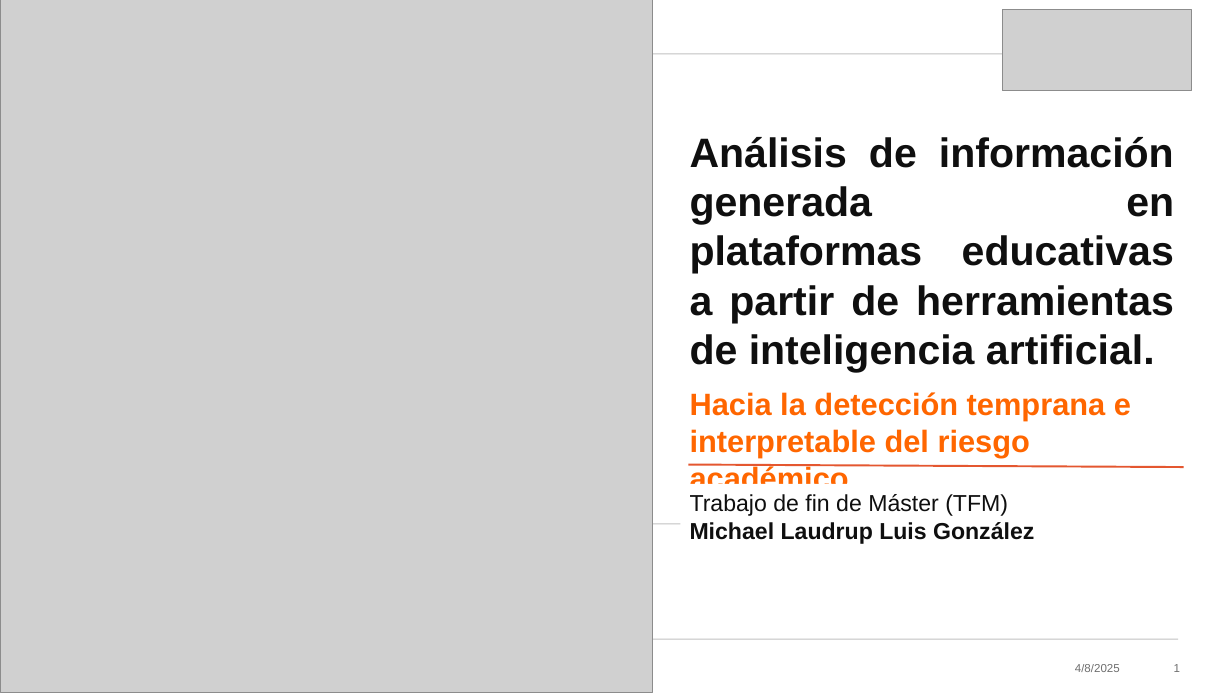
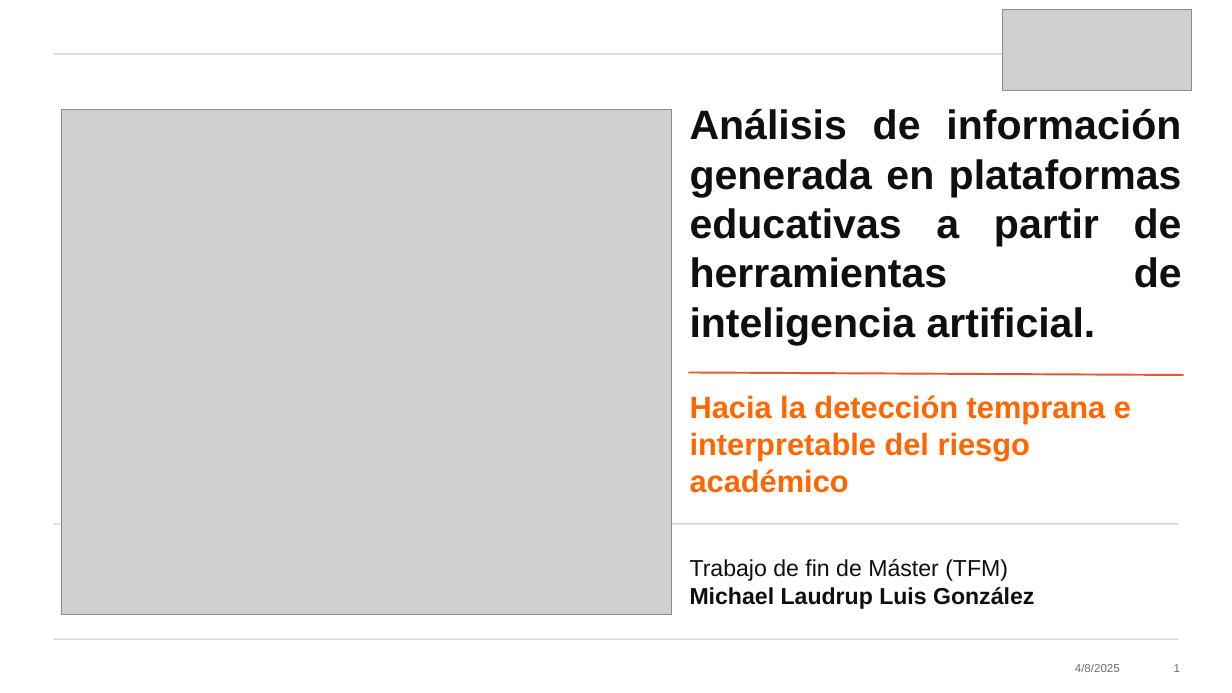
Before and after one commit to MichaeLaudrup/Artificial_Intelligence_Msc, a slide deck: slide 1 of TFM_education_ai_analytics/docs/Presentacion.pptx. Drawn at 1232x693 pixels with LibreOffice and Linux fonts; fonts in the diff are those of the drawing; grey boxes stand for pictures. Boxes give left, top, right and bottom in pixels: in the first picture for what was removed or moved away, otherwise in the second. Text is boxed around its words. In the diff, an @@ line names an element or a change of style, - is before the commit and + after.

```diff
--- a/TFM_education_ai_analytics/docs/Presentacion.pptx
+++ b/TFM_education_ai_analytics/docs/Presentacion.pptx
@@ picture: place and size @@
-picture at <box>0,0,653,693</box>
+picture at <box>61,109,672,614</box>
@@ text "Análisis de información generada en ..." rewrapped from <box>690,137,1174,372</box> to <box>690,109,1182,345</box> @@
@@ text "Hacia la detección temprana e ..." rewrapped from <box>690,392,1131,484</box> to <box>690,395,1131,493</box> @@
@@ line moved from (689, 465) - (1184, 467) to (689, 372) - (1184, 375) @@
@@ text "Trabajo de fin de Máster ...": place and size @@
-text "Trabajo de fin de Máster ..." at <box>690,494,1034,544</box>
+text "Trabajo de fin de Máster ..." at <box>690,559,1034,609</box>
```
Also in this commit, not shown: 25 other slides changed, 5 other files.
